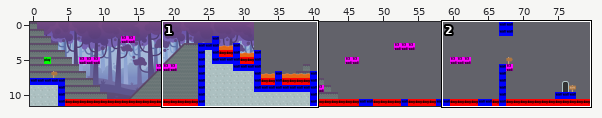
One commit to this Tiled map: platformer/Game/maps/map2.tmx. Above: a wide view before the commit, with the close-up outlined.
Close-up. Before:
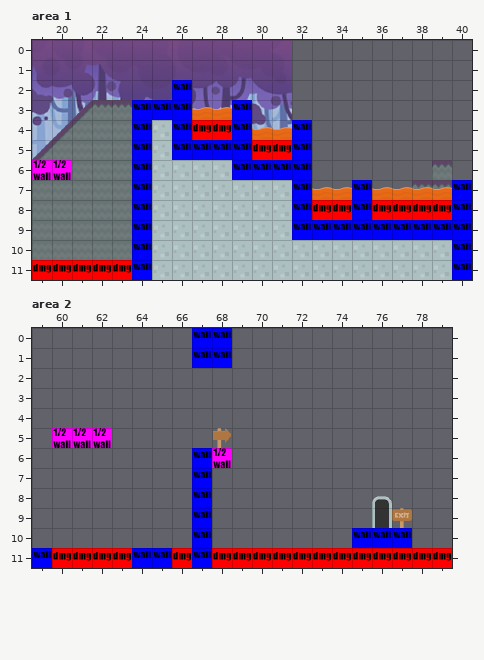
Cells are 35x35 px. Shown: area 1 x 19..40, y 0..11; area 2 x 59..79, y 0..11. The commit also changed other parts of the map, which this record leaves out.
And afterwards:
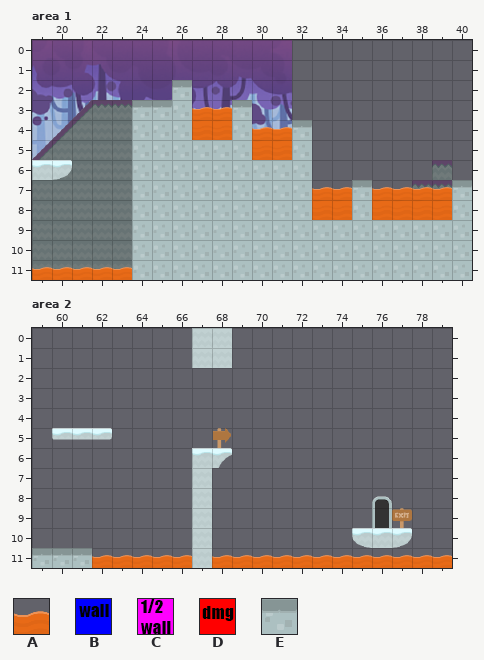
Key: from "tileset": A 24, B 27, C 28, D 42, E 136.
_ is an empty cell.
Diff:
Layer "Colliders" (now hidden), area 1:
Tile B is removed in row 2 at x 26; in row 3 at x 24 to 26 and 29; in row 4 at x 24, 26, 29 and 32; in row 5 at x 24, 26 to 29 and 32; in row 6 at x 24 and 29 to 32; in rows 7 to 8 at x 24, 32, 35 and 40.
Tile B is removed in row 9 at x 24 and 32 to 40; in rows 10 to 11 at x 24 and 40.
Tile C is removed in row 6 at x 19 to 20.
Tile D is removed in row 4 at x 27 to 28; in row 5 at x 30 to 31; in row 8 at x 33 to 34 and 36 to 39; in row 11 at x 19 to 23.
Layer "Tile Layer 1", area 2:
The author put tile A in row 11 at x 64 to 65.
The author put tile E in row 11 at x 60 to 61.
Layer "Colliders" (now hidden), area 2:
Tile B is removed in rows 0 to 1 at x 67 to 68; in rows 6 to 9 at x 67; in row 10 at x 67 and 75 to 77; in row 11 at x 59, 64 to 65 and 67.
Tile C is removed in row 5 at x 60 to 62; in row 6 at x 68.
Tile D is removed in row 11 at x 60 to 63, 66 and 68 to 79.
